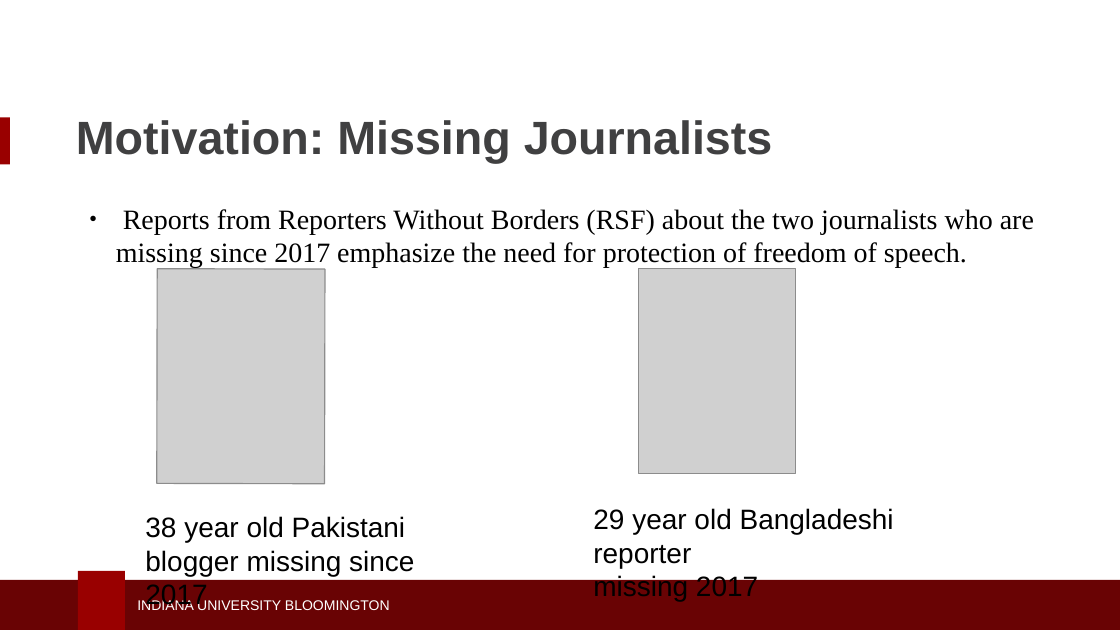
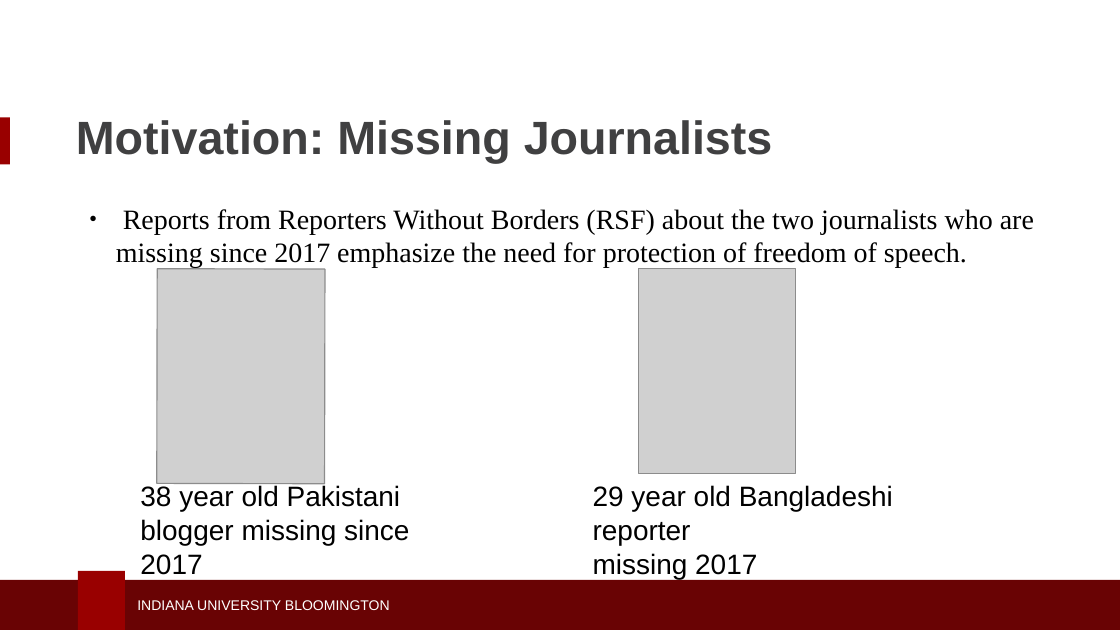
Before and after one commit to seashiva94/data_viz_project, a slide deck: slide 5 of dviz_ppt.pptx. Drawn at 1120x630 pixels with LibreOffice and Linux fonts; fonts in the diff are those of the drawing; grey boxes stand for pictures; background and template pictures are left out. Boxes give left, top, right and bottom in pixels: in the first picture for what was removed or moved away, otherwise in the second. Text is boxed around its words. In the diff, an @@ line names an element or a change of style, - is before the commit and + after.

```diff
--- a/dviz_ppt.pptx
+++ b/dviz_ppt.pptx
@@ text "38 year old Pakistani": place and size @@
-text "38 year old Pakistani" at <box>145,516,414,609</box>
+text "38 year old Pakistani" at <box>140,484,409,575</box>
@@ text "29 year old Bangladeshi reporter": place and size @@
-text "29 year old Bangladeshi reporter" at <box>593,508,894,602</box>
+text "29 year old Bangladeshi reporter" at <box>593,485,893,579</box>
```
Also in this commit, not shown: 11 other slides changed, 7 slides added, 6 slides removed.
